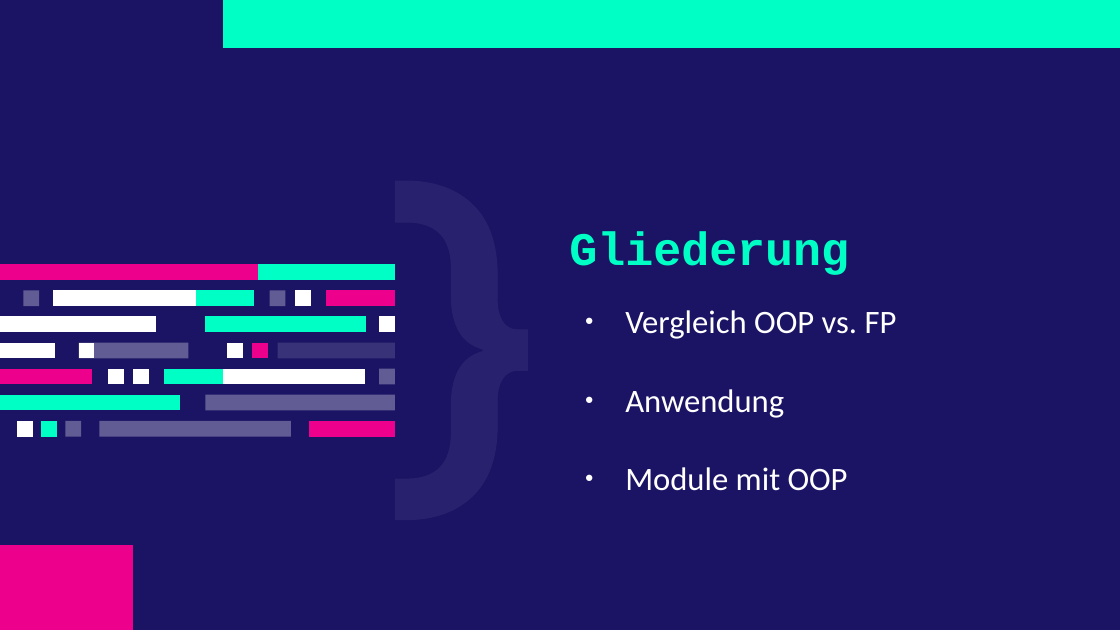
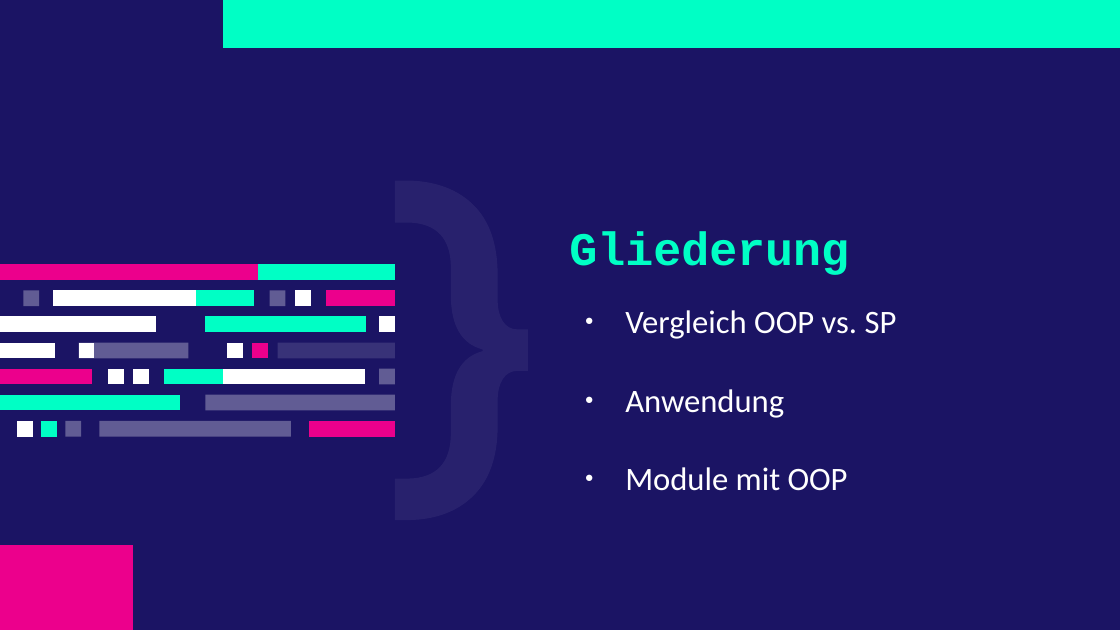
Before and after one commit to F4bianKoch/OPP_Analyse_Einsatzmoeglichkeiten, a slide deck: slide 3 of OOP_Analyse_und_Einstatzmöglichkeiten.odp. Drawn at 1120x630 pixels with LibreOffice and Linux fonts; fonts in the diff are those of the drawing. Boxes give left, top, right and bottom in pixels: in the first picture for what was removed or moved away, otherwise in the second. Text is boxed around its words. In the diff, an @@ line names an element or a change of style, - is before the commit and + after.

```diff
--- a/OOP_Analyse_und_Einstatzmöglichkeiten.odp
+++ b/OOP_Analyse_und_Einstatzmöglichkeiten.odp
@@ text at <box>625,310,897,339</box>: text changed @@
-● Vergleich OOP vs. FP
+● Vergleich OOP vs. SP
```
Also in this commit, not shown: 1 slide added, 1 slide removed.
